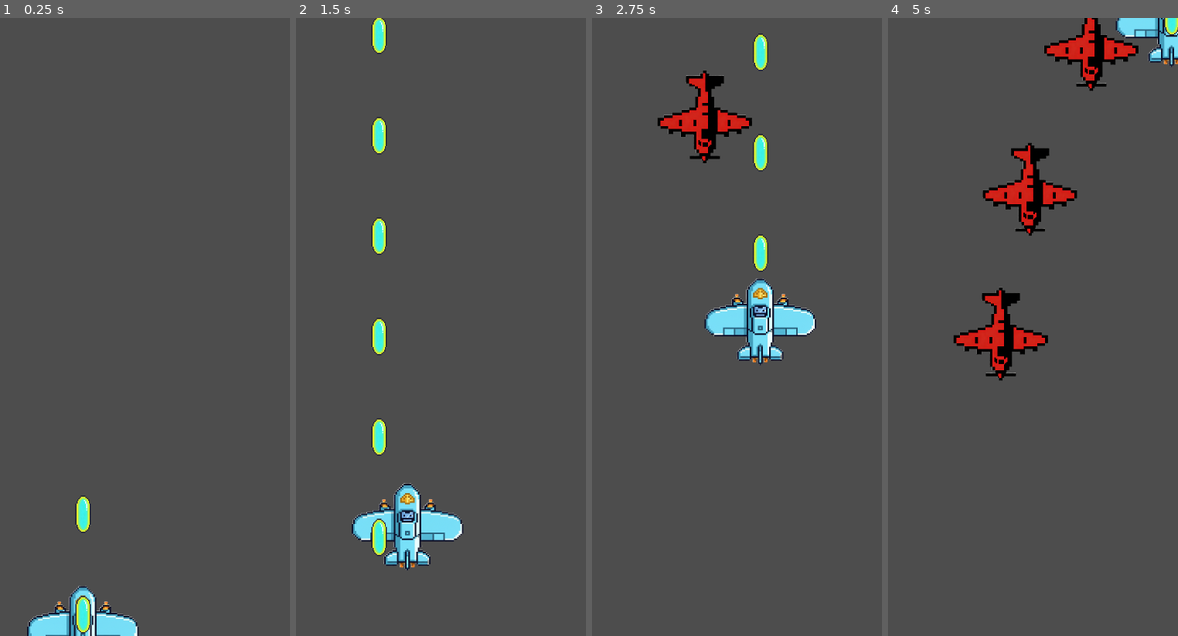
Above: before the commit, frames 1-4 (left to right).
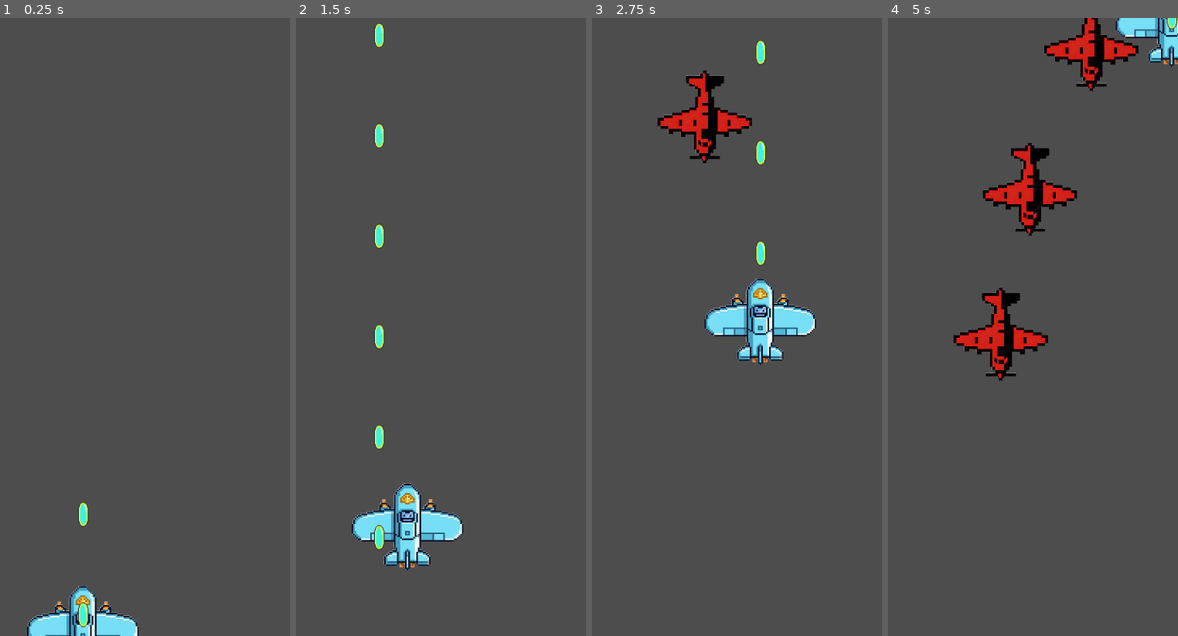
Above: after the commit, the same moments.

Repository: qingzhixing/plane-war
Game: Godot game, scene res://scenes/Main.tscn
Same seed, same stepped clock (60 frames per second), same inputs: the game is played once before the commit and once after it.
Inputs (mouse positions are in pixels of both pictures, inside the frame that each line leads up to):
- Up to frame 1 (0.25 s): no input
- Up to frame 2 (1.5 s): move the mouse to (470, 296) at 0.52 s; click (470, 296) at 0.67 s; drag from (outside the picture) to (380, 48) at 1.27 s
- Up to frame 3 (2.75 s): move the mouse to (713, 191) at 2.02 s; click (713, 191) at 2.17 s
- Up to frame 4 (5 s): drag from (948, 450) to (1056, 55) at 2.77 s; move the mouse to (1093, 419) at 3.52 s; click (1093, 419) at 3.67 s; drag from (outside the picture) to (905, 172) at 4.27 s

The runs differ from the first frame. In frame 1, 0.5% of the frame differs, in the area x 25-32%, y 77-100%; in frame 2, 1.4%, in the area x 25-32%, y 0-88%; in frame 3, 0.7%; in frame 4, 0.1%.

Commit message:
📝 DOCS: 记录HP HUD与移动卡顿已知问题
Made-with: Cursor

Diff:
--- a/scenes/Main.tscn
+++ b/scenes/Main.tscn
@@ -1,8 +1,9 @@
-[gd_scene load_steps=4 format=3 uid="uid://btv236w48os2y"]
+[gd_scene load_steps=5 format=3 uid="uid://btv236w48os2y"]
 
 [ext_resource type="PackedScene" uid="uid://drk5g4eslf2h3" path="res://scenes/Player.tscn" id="1_elqb8"]
 [ext_resource type="PackedScene" uid="uid://enemybasic01" path="res://scenes/enemies/EnemyBasic01.tscn" id="2_enemy"]
 [ext_resource type="Script" uid="uid://cidep4suu0t6u" path="res://scripts/enemy_spawner.gd" id="3_spawner"]
+[ext_resource type="Script" uid="uid://b2ygwl66w70j6" path="res://scripts/hud.gd" id="4_hud"]
 
 [node name="Main" type="Node2D"]
 
@@ -18,4 +19,8 @@
 wait_time = 1.5
 autostart = true
 
+[node name="HUD" type="CanvasLayer" parent="."]
+script = ExtResource("4_hud")
+player_path = NodePath("../Player")
+
 [connection signal="timeout" from="EnemySpawner/Timer" to="EnemySpawner" method="_on_spawn_timeout"]
--- a/scenes/bullets/PlayerBullet.tscn
+++ b/scenes/bullets/PlayerBullet.tscn
@@ -13,7 +13,7 @@
 [node name="Sprite2D" type="Sprite2D" parent="."]
 position = Vector2(0.3445549, 0.7835541)
 rotation = 1.5701729
-scale = Vector2(0.06, 0.06)
+scale = Vector2(0.04, 0.04)
 texture = ExtResource("2_p7wmw")
 
 [node name="CollisionShape2D" type="CollisionShape2D" parent="."]
--- /dev/null
+++ b/scripts/hud.gd
@@ -0,0 +1,59 @@
+extends CanvasLayer
+
+@export var player_path: NodePath
+
+const HP_ICON_PATH := "res://art/ui/icon_hp.png"
+
+@export var max_icons: int = 3
+
+var _player: Node = null
+var _icon_texture: Texture2D
+var _icons: Array[TextureRect] = []
+
+func _ready() -> void:
+	_icon_texture = load(HP_ICON_PATH)
+
+	if player_path != NodePath(""):
+		_player = get_node(player_path)
+		if _player != null and _player.has_method("get_max_hp"):
+			max_icons = _player.get_max_hp()
+
+	var root := Control.new()
+	add_child(root)
+	root.anchor_left = 0.0
+	root.anchor_top = 0.0
+	root.anchor_right = 1.0
+	root.anchor_bottom = 0.0
+
+	var hbox := HBoxContainer.new()
+	root.add_child(hbox)
+	hbox.anchor_left = 1.0
+	hbox.anchor_right = 1.0
+	hbox.anchor_top = 0.0
+	hbox.anchor_bottom = 0.0
+	hbox.add_theme_constant_override("separation", 4)
+
+	for i in range(max_icons):
+		var rect := TextureRect.new()
+		rect.texture = _icon_texture
+		rect.stretch_mode = TextureRect.STRETCH_KEEP_ASPECT_CENTERED
+		rect.custom_minimum_size = _icon_texture.get_size()
+		hbox.add_child(rect)
+		_icons.append(rect)
+
+	var texture_size := _icon_texture.get_size()
+	var spacing := hbox.get_theme_constant("separation")
+	var total_width := texture_size.x * max_icons + spacing * (max_icons - 1)
+	var viewport_size := get_viewport().get_visible_rect().size
+	hbox.position = Vector2(-total_width - 16.0, 16.0)
+
+func _process(_delta: float) -> void:
+	if _player == null:
+		return
+
+	var current_hp := max_icons
+	if _player.has_method("get_hp"):
+		current_hp = _player.get_hp()
+
+	for i in range(_icons.size()):
+		_icons[i].visible = i < current_hp
--- a/scripts/player.gd
+++ b/scripts/player.gd
@@ -52,8 +52,10 @@
 func _update_movement(_delta: float) -> void:
 	var viewport_rect := get_viewport_rect()
 	var margin := 16.0
-	global_position.x = clamp(global_position.x, margin, viewport_rect.size.x - margin)
-	global_position.y = clamp(global_position.y, margin, viewport_rect.size.y - margin)
+	var clamped := global_position
+	clamped.x = clamp(clamped.x, margin, viewport_rect.size.x - margin)
+	clamped.y = clamp(clamped.y, margin, viewport_rect.size.y - margin)
+	global_position = clamped
 
 func _update_shooting(delta: float) -> void:
 	_fire_timer -= delta
@@ -73,3 +75,9 @@
 	if _hp <= 0:
 		# TODO: 在这里触发失败/继续游玩逻辑
 		queue_free()
+
+func get_hp() -> int:
+	return _hp
+
+func get_max_hp() -> int:
+	return max_hp
Not shown, added: docs/gdd/KNOWN_ISSUES.md
